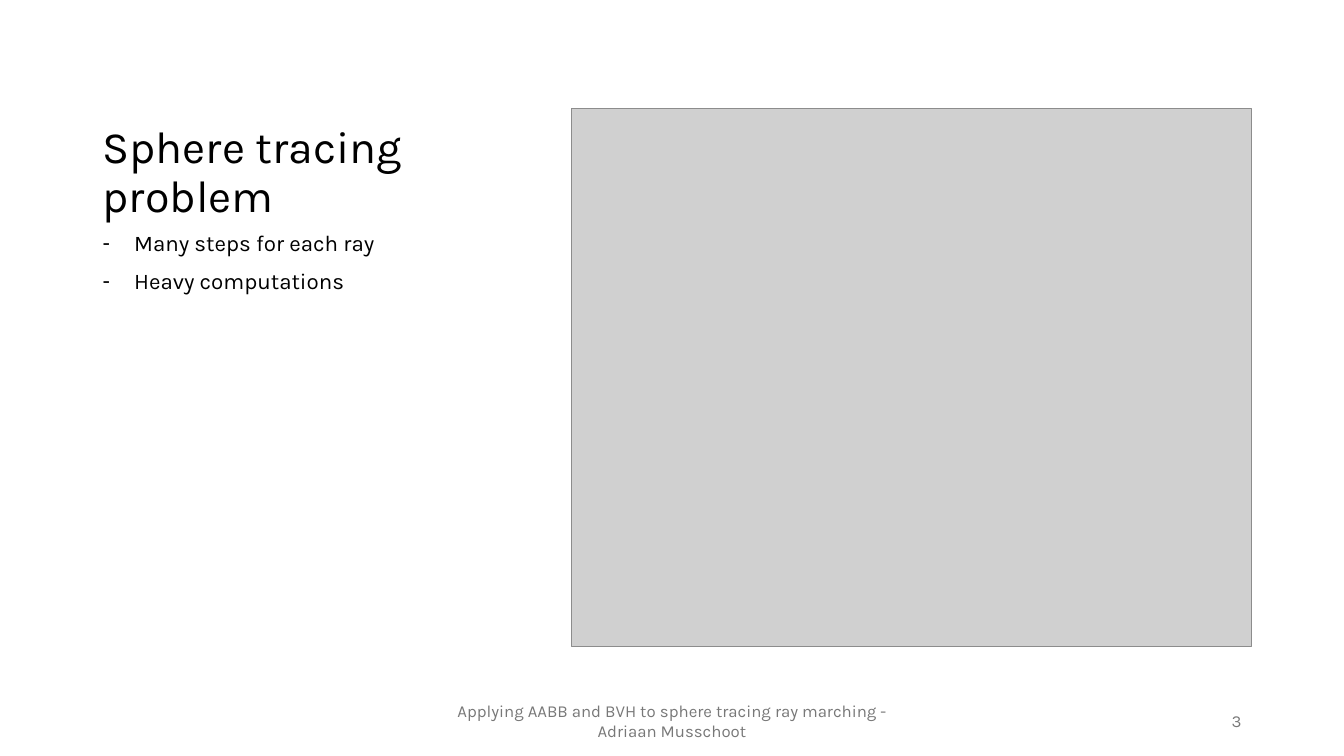
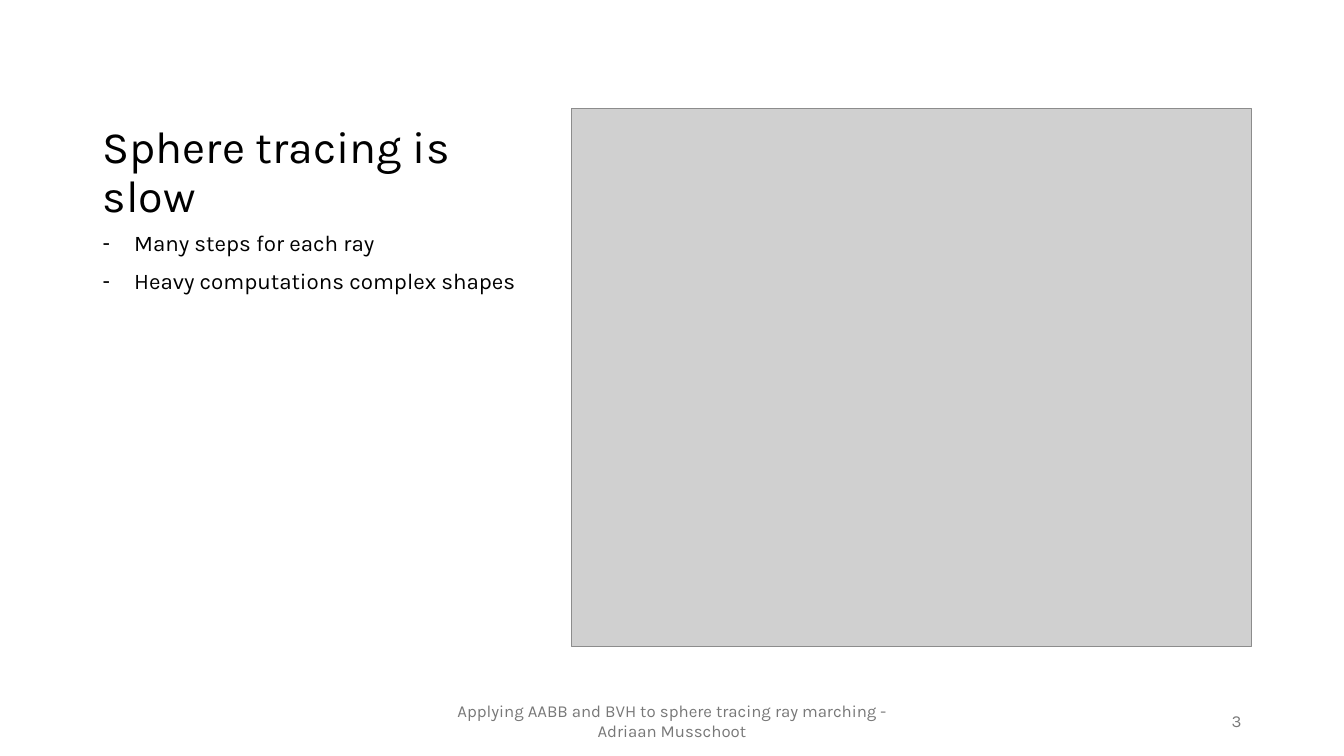
Before and after one commit to AdriaanMusschoot/GraduationWork, a slide deck: slide 3 of PresentationBachelorProef.pptx. Drawn at 1344x756 pixels with LibreOffice and Linux fonts; fonts in the diff are those of the drawing; grey boxes stand for pictures; background and template pictures are left out. Boxes give left, top, right and bottom in pixels: in the first picture for what was removed or moved away, otherwise in the second. Text is boxed around its words. In the diff, an @@ line names an element or a change of style, - is before the commit and + after.

```diff
--- a/PresentationBachelorProef.pptx
+++ b/PresentationBachelorProef.pptx
@@ title at [103,132,450,213]: text changed @@
-Sphere tracing problem
+Sphere tracing is slow
@@ text at [134,273,515,295]: text changed @@
-– Heavy computations
+– Heavy computations complex shapes
```
Also in this commit, not shown: 1 other slide changed, 3 slides added, 1 other file.
